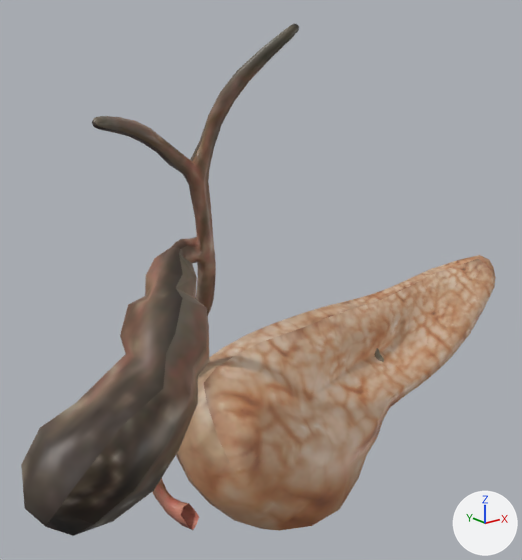
Renders of the FBX model VC_SPHX/Assets/SPHX/Art/Meshes/人体/展示模型/男性/男性_消化系统_胰腺.fbx from each side of a commit.
Camera for both pictures: a camera (50 mm lens) standing at (-0.105, -0.0777, 1.2762) and looking at (-0.0134, 0.0368, 1.2304). The axes (+X, +Y, +Z) are drawn at lower right. The lights are the same throughout. Where no turn or scale is listed for an object, it has been applied to the vertices.

Objects in the first picture: '男性_消化系统_胰腺'.
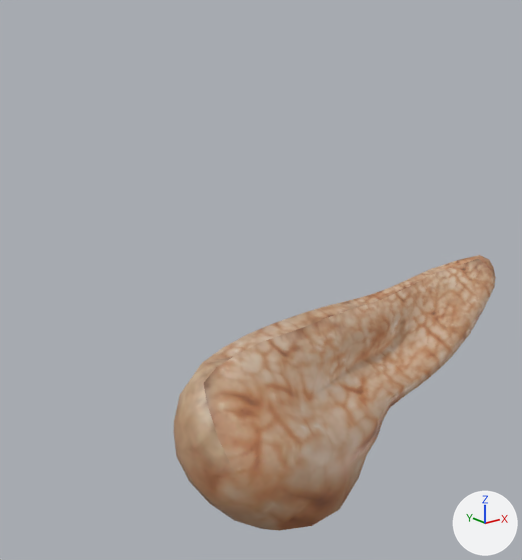
What differs and where, as boxes [x1, y1, x2, y2] in the pictures (522 x 560 px):
'男性_消化系统_胰腺', reshaped (32% narrower, 46% shorter)
    before: [21, 24, 496, 536]
    after: [174, 255, 496, 531]
part 1 of me_mesh, deleted (brown)
    before: [21, 24, 384, 536]

The edits, one by one:
me_mesh has 1679 vertices, 1672 faces and spans x -0.0748..0.0682, y 0.0047..0.0508, z 1.1748..1.2809.
me_mesh is used by ob_男性_消化系统_胰腺; location (0.0, 0.0, 0.0).
me_mesh part 1: the loose piece of 1357 vertices spanning x -0.0748..0.0449, y 0.0047..0.0426, z 1.1827..1.2809 is deleted.
